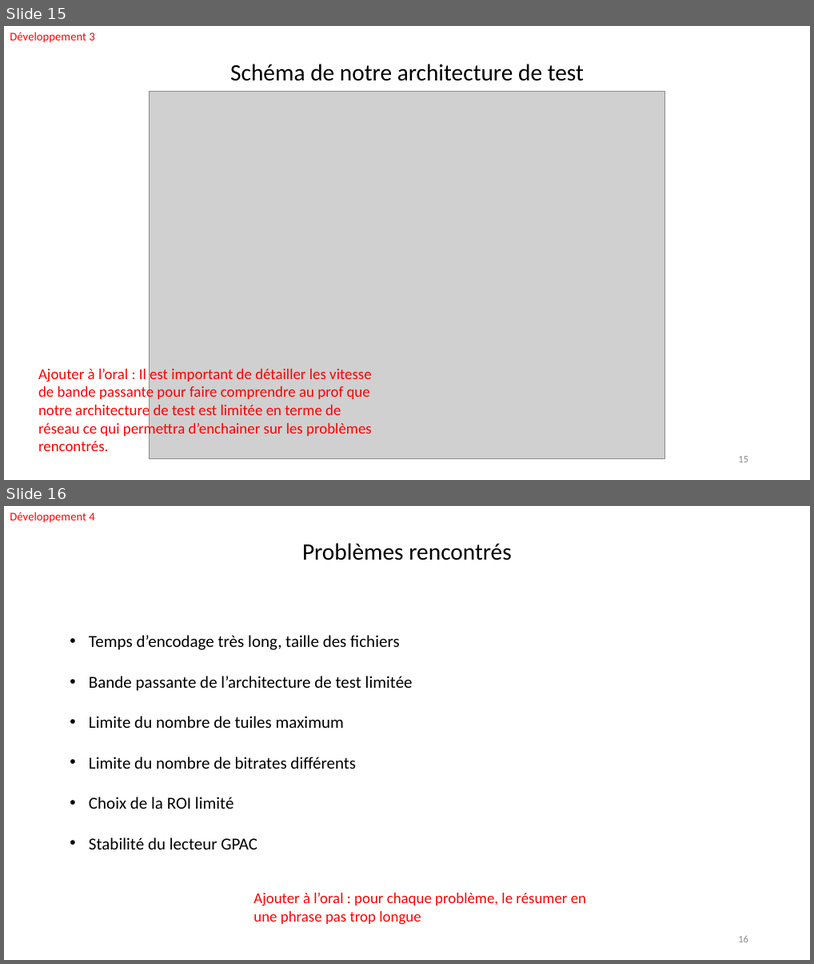
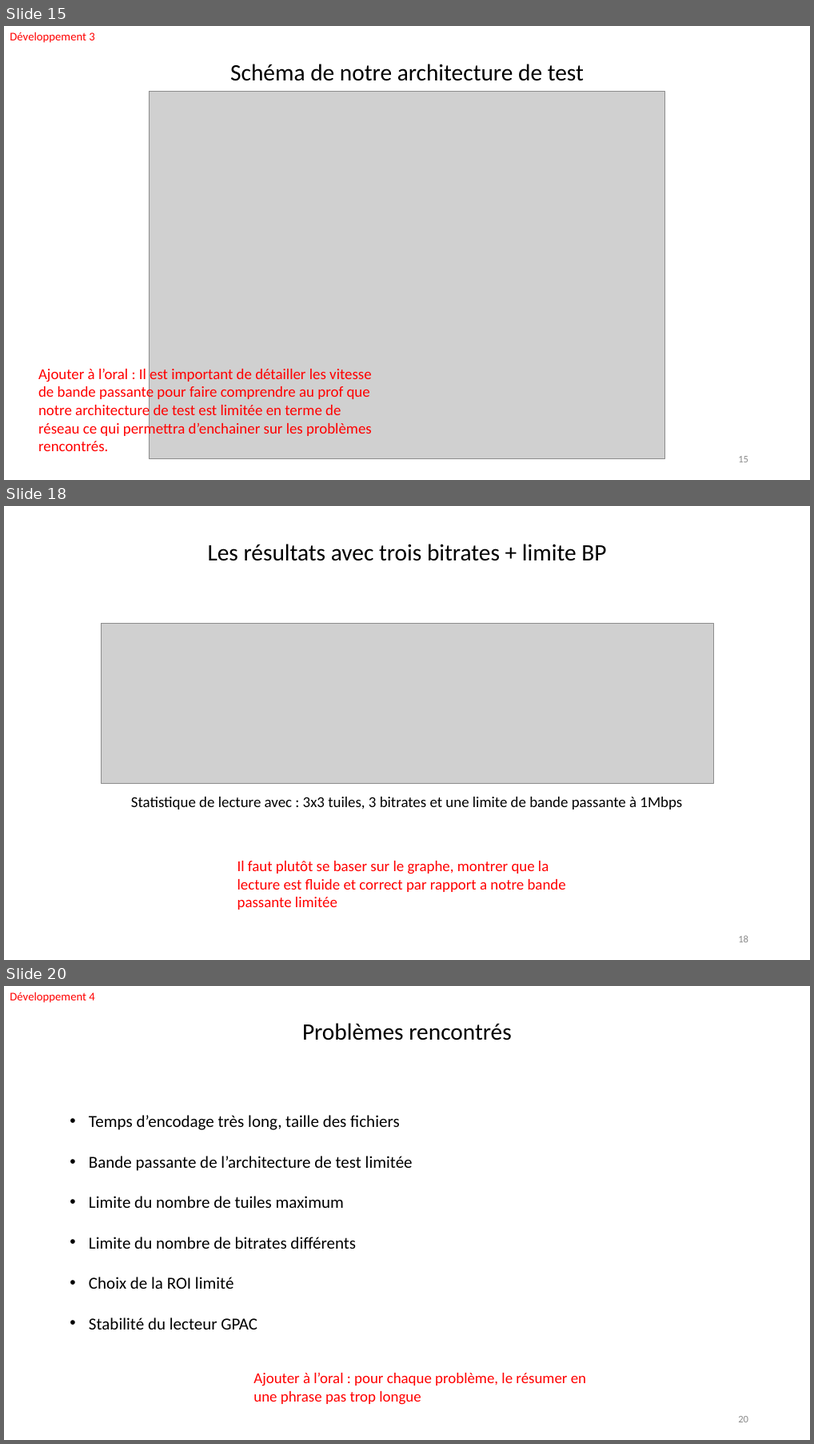
Before and after one commit to FabienMnsn/PRES2, a slide deck: Slides/PRES2019-Projet14-OlivierFourmaux-ROIStreamingImapct-soutenance.pptx. Shown one above the other, each under a label of ours: slides 15 and 16 before the commit, slides 15, 18 and 20 after it; the slides between them are not shown. The pictures are 814x964 and 814x1444 pixels, drawn with LibreOffice and Linux fonts; fonts in the diff are those of the drawing; grey boxes stand for pictures. Boxes give left, top, right and bottom in pixels: in the first picture for what was removed or moved away, otherwise in the second. Text is boxed around its words. In the diff, an @@ line names an element or a change of style, - is before the commit and + after.

```diff
--- a/Slides/PRES2019-Projet14-OlivierFourmaux-ROIStreamingImapct-soutenance.pptx
+++ b/Slides/PRES2019-Projet14-OlivierFourmaux-ROIStreamingImapct-soutenance.pptx
@@ slide 18 added at (x1=4, y1=506, x2=810, y2=960), background #FFFFFF @@
@@ text added at (x1=208, y1=544, x2=606, y2=561), 28 pt, text #000000 @@
+Les résultats avec trois bitrates + limite BP
@@ picture added at (x1=101, y1=624, x2=714, y2=783) @@
@@ text added at (x1=131, y1=796, x2=682, y2=809), 18 pt, text #000000 @@
+Statistique de lecture avec : 3x3 tuiles, 3 bitrates et une limite de bande passante à 1Mbps
@@ text added at (x1=238, y1=860, x2=566, y2=909), 18 pt, text #FF0000 @@
+Il faut plutôt se baser sur le graphe, montrer que la lecture est fluide et correct par rapport a notre bande passante limitée
@@ page number added at (x1=738, y1=935, x2=749, y2=942), 12 pt, text #8C8C8C @@
+18
@@ what was slide 16 is now slide 20 @@
@@ page number at (x1=738, y1=1416, x2=749, y2=1422): text changed @@
-16
+20
```
Also in this commit, not shown: 4 slides changed, 4 other slides added, 3 slides removed, 4 other files.
